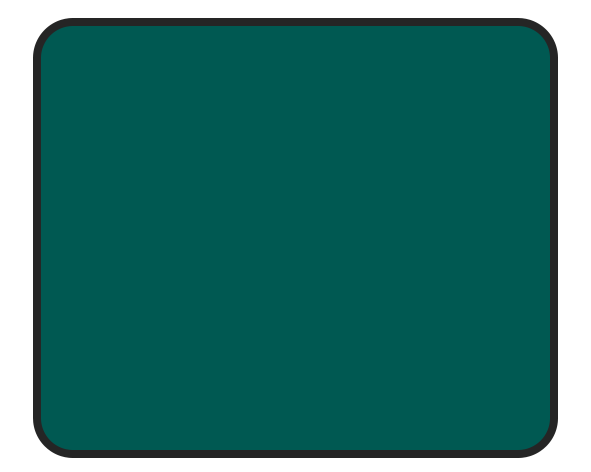
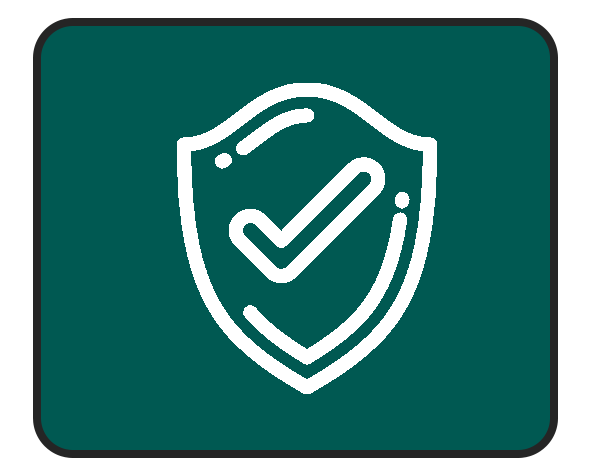
Revision of a layered 591x472 image; what changed, layer by layer:
added layer "Layer 15" above "Layer 14" over [177, 83, 437, 394]
